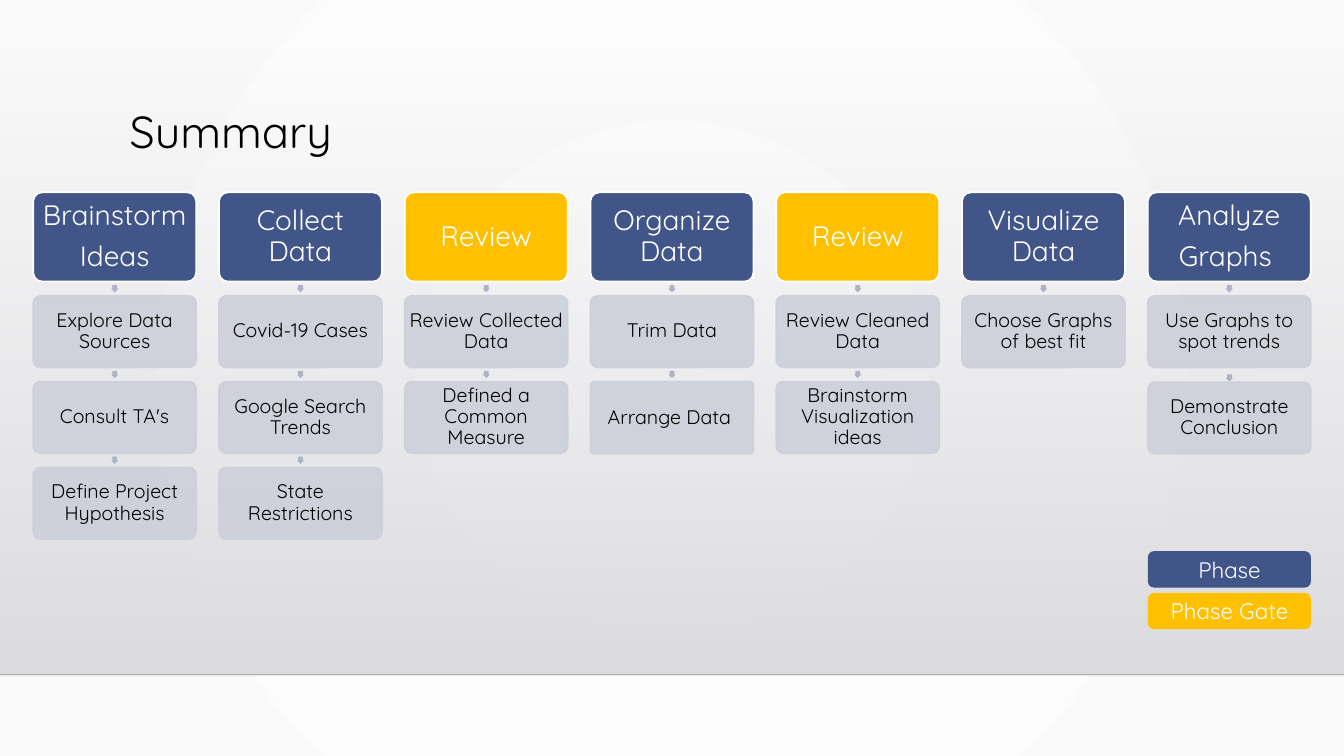
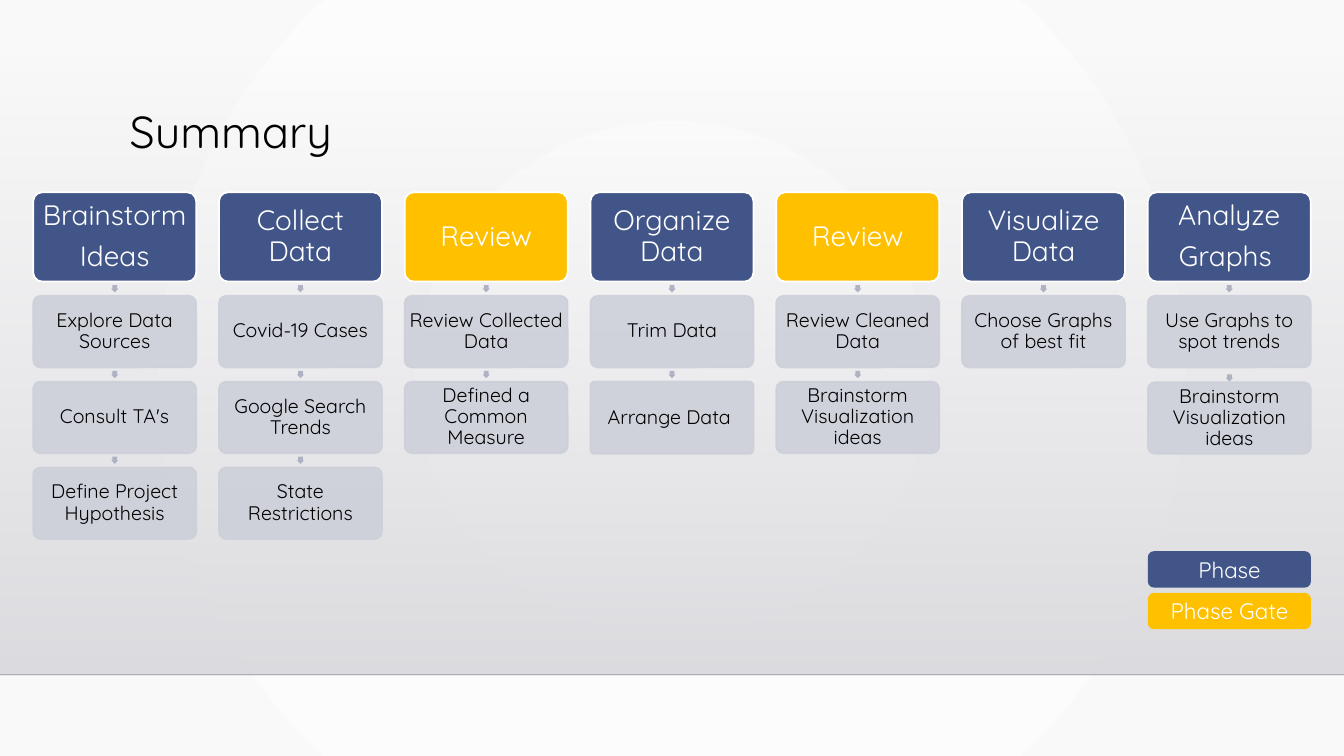
Before and after one commit to sarahDH615/google_trends_covid_project, a slide deck: slide 3 of final/final_presentation.pptx. Drawn at 1344x756 pixels with LibreOffice and Linux fonts; fonts in the diff are those of the drawing; background and template pictures are left out. Boxes give left, top, right and bottom in pixels: in the first picture for what was removed or moved away, otherwise in the second. Text is boxed around its words. In the diff, an @@ line names an element or a change of style, - is before the commit and + after.

```diff
--- a/final/final_presentation.pptx
+++ b/final/final_presentation.pptx
@@ text added at <box>1173,389,1286,445</box>, 14 pt, text #000000 @@
+Brainstorm Visualization ideas
@@ text removed at <box>1170,399,1289,434</box> @@
-Demonstrate Conclusion
```
Also in this commit, not shown: 8 other slides changed, 1 other file.
